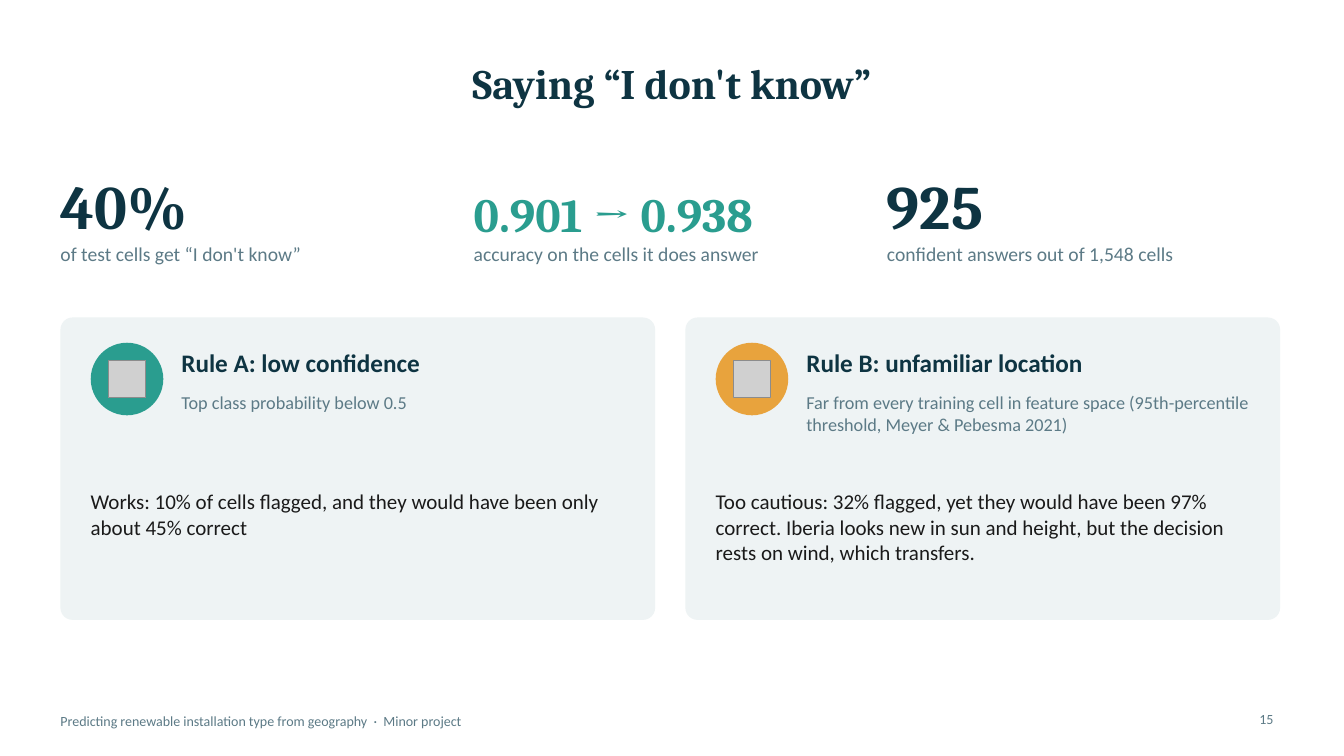
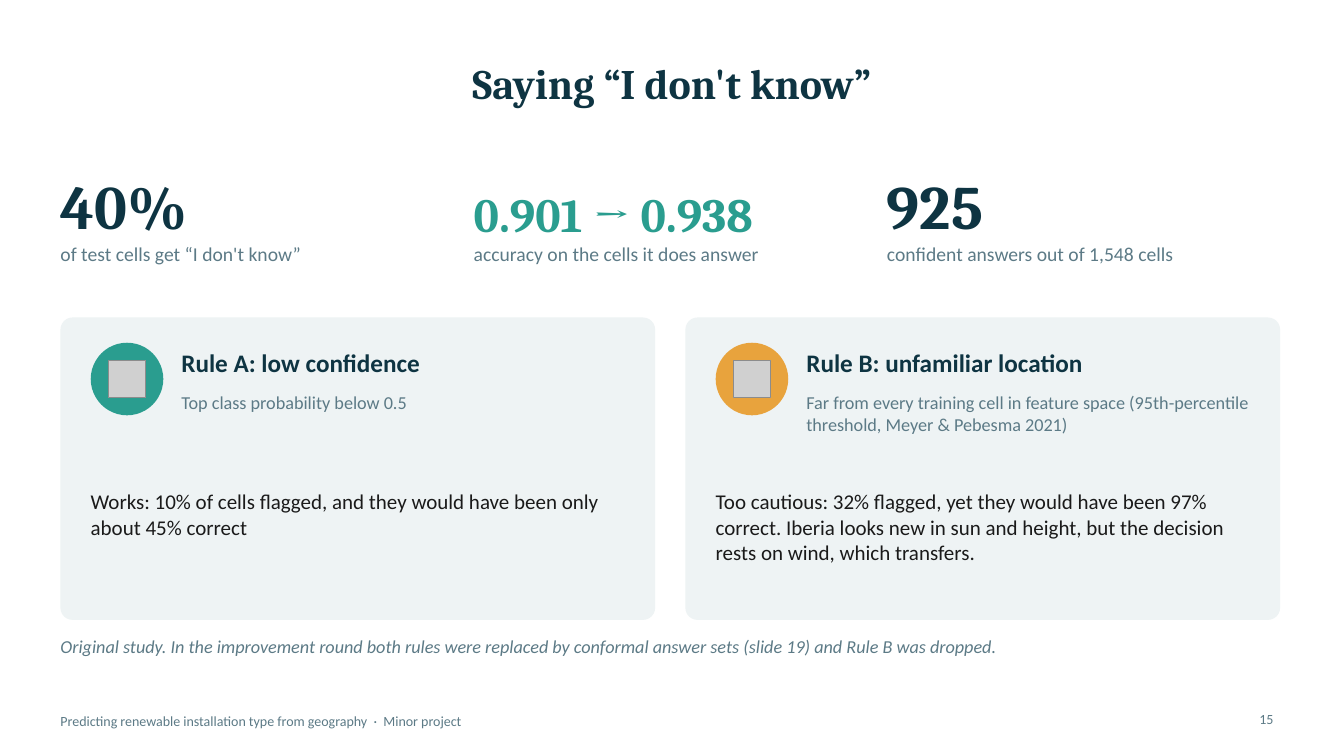
Before and after one commit to AshutoshSinghJ/renewable-siting-ml, a slide deck: slide 15 of outputs/Project_Presentation.pptx. Drawn at 1344x756 pixels with LibreOffice and Linux fonts; fonts in the diff are those of the drawing; grey boxes stand for pictures. Boxes give left, top, right and bottom in pixels: in the first picture for what was removed or moved away, otherwise in the second. Text is boxed around its words. In the diff, an @@ line names an element or a change of style, - is before the commit and + after.

Commit message:
Point original I-don't-know rules to conformal sets; update ranges in report and slides

```diff
--- a/outputs/Project_Presentation.pptx
+++ b/outputs/Project_Presentation.pptx
@@ text added at [60, 640, 996, 656], 13 pt, text #5C7A86, italic @@
+Original study. In the improvement round both rules were replaced by conformal answer sets (slide 19) and Rule B was dropped.
```
Also in this commit, not shown: 4 other slides changed, 3 other files.
